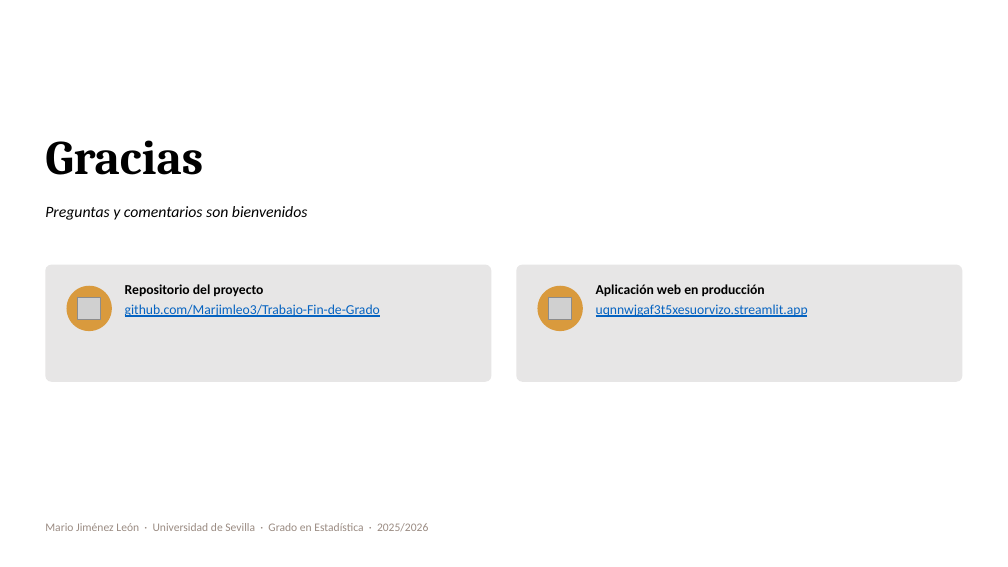
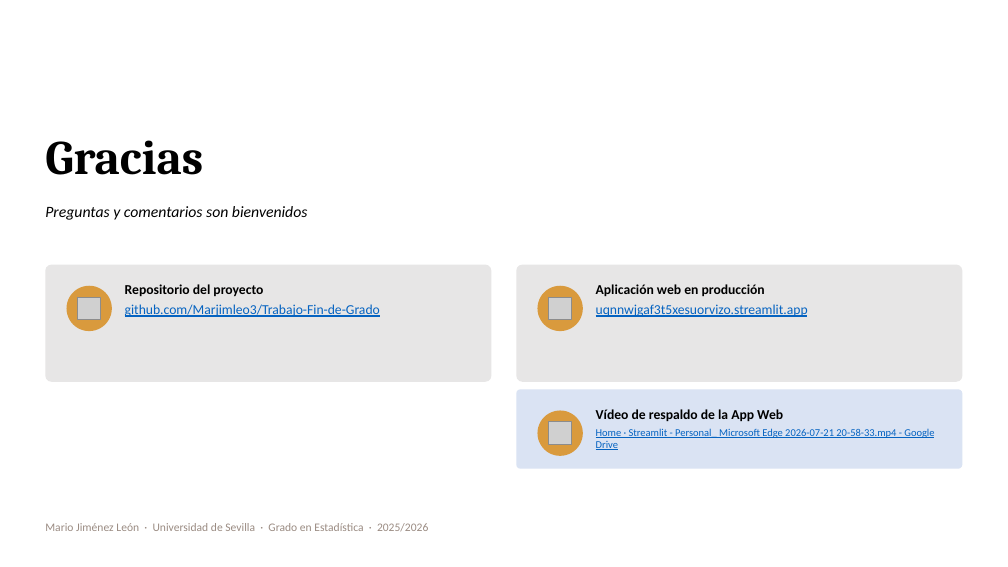
Before and after one commit to Marjimleo3/TFG, a slide deck: slide 23 of TFG_Chollos/Presentacion_Defensa_TFG.pptx. Drawn at 1008x567 pixels with LibreOffice and Linux fonts; fonts in the diff are those of the drawing; grey boxes stand for pictures. Boxes give left, top, right and bottom in pixels: in the first picture for what was removed or moved away, otherwise in the second. Text is boxed around its words. In the diff, an @@ line names an element or a change of style, - is before the commit and + after.

Commit message:
feat: Add vídeo respaldo App Web

```diff
--- a/TFG_Chollos/Presentacion_Defensa_TFG.pptx
+++ b/TFG_Chollos/Presentacion_Defensa_TFG.pptx
@@ rounded rectangle added at (516, 389, 963, 469), fill #DAE3F3 @@
@@ ellipse added at (538, 411, 583, 456), fill #D99A3D @@
@@ text added at (596, 409, 783, 421), 13 pt, text #000000, bold @@
+Vídeo de respaldo de la App Web
@@ picture added at (549, 422, 572, 445) @@
@@ text added at (596, 428, 934, 450), 10 pt, text #0563C1, underline @@
+Home · Streamlit - Personal_ Microsoft Edge 2026-07-21 20-58-33.mp4 - Google Drive
```
